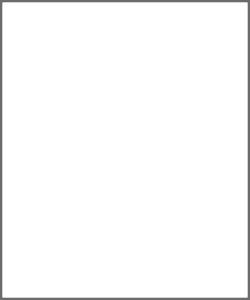
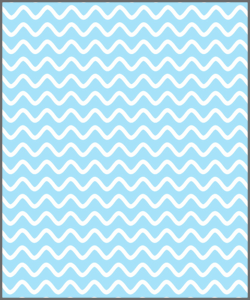
Layer changes from the first 250x300 image to the second:
added layer "Pintar camada 2(colado)" (35%) above "Pintar camada 1" over 2, 2, 248, 298
